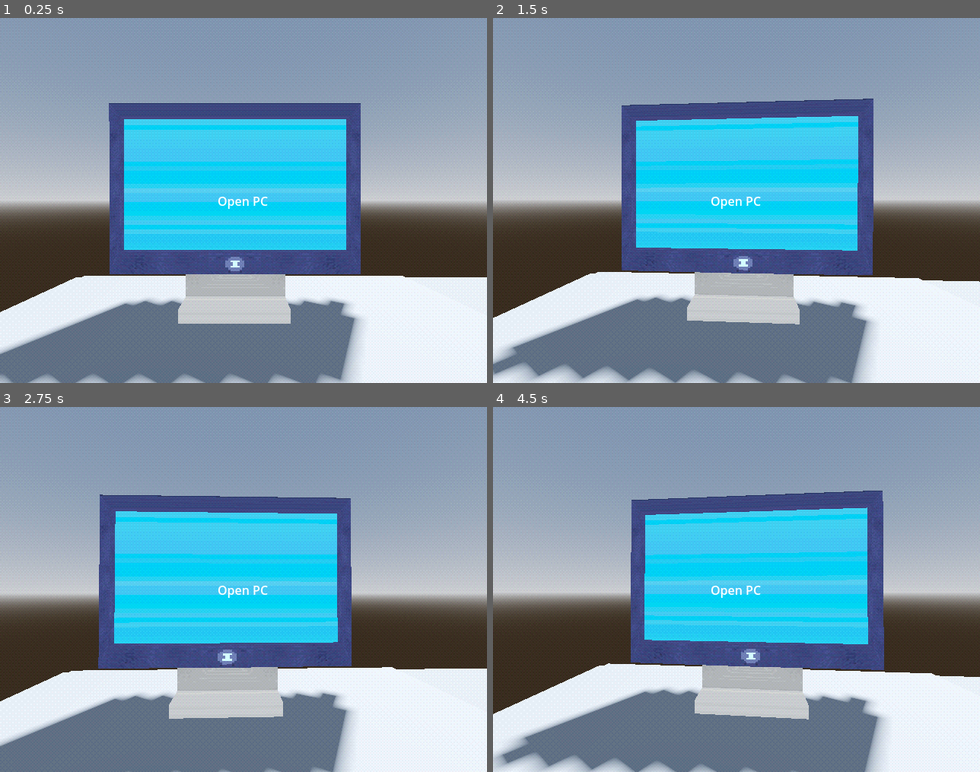
Above: before the commit, frames 1-4 (two rows, left to right).
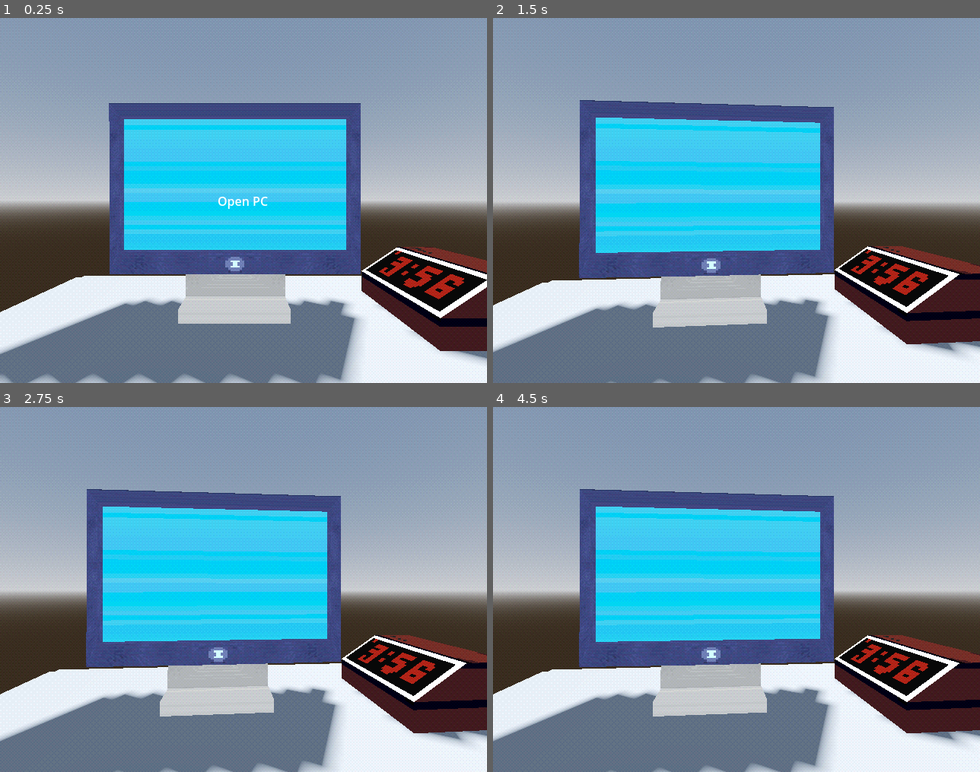
Above: after the commit, the same moments.

Repository: chrisguayara/horror_online
Game: Godot game, scene res://scenes/main.tscn
Same seed, same stepped clock (60 frames per second), same inputs: the game is played once before the commit and once after it.
Inputs (mouse positions are in pixels of both pictures, inside the frame that each line leads up to):
- Up to frame 1 (0.25 s): no input
- Up to frame 2 (1.5 s): tap Enter at 0.5 s; move the mouse to (760, 200) at 0.52 s; hold W (up) from 0.53 s (still down); tap E (interact) at 0.6, 1.35 s; tap Space (jump) at 0.77, 1.25 s; move the mouse to (712, 200) at 1.27 s
- Up to frame 3 (2.75 s): keep holding W (up); tap Space (jump) at 1.52 s; tap Enter at 2 s; move the mouse to (253, 582) at 2.02 s; tap E (interact) at 2.1 s
- Up to frame 4 (4.5 s): keep holding W (up); tap Space (jump) at 2.75, 3.02, 3.77, 4.25 s; move the mouse to (731, 596) at 2.77 s; tap E (interact) at 2.85, 3.6, 4.35 s; tap Enter at 3.5 s; move the mouse to (775, 593) at 3.52 s; move the mouse to (697, 585) at 4.27 s

The runs differ from the first frame. In frame 1, 5.5% of the frame differs, in the area x 74-100%, y 62-95%; in frame 2, 28%; in frame 3, 21%; in frame 4, 31%, in the area x 0-100%, y 22-100%.

Commit message:
proper interact sys
proper interaction system update, with introudction of alarmclock

Diff:
--- /dev/null
+++ b/assets/models/alarmclock1.tres
@@ -0,0 +1,10 @@
+[gd_resource type="StandardMaterial3D" load_steps=2 format=3 uid="uid://x3aciur0fyey"]
+
+[ext_resource type="Texture2D" uid="uid://4t50sntjxjba" path="res://assets/models/alarmclock_alarmA.png" id="1_wgfwv"]
+
+[resource]
+shading_mode = 0
+vertex_color_use_as_albedo = true
+albedo_texture = ExtResource("1_wgfwv")
+texture_filter = 0
+disable_receive_shadows = true
--- a/scenes/main.tscn
+++ b/scenes/main.tscn
@@ -1,9 +1,13 @@
-[gd_scene load_steps=9 format=3 uid="uid://ce44wurxmtn8p"]
+[gd_scene load_steps=15 format=3 uid="uid://ce44wurxmtn8p"]
 
 [ext_resource type="PackedScene" uid="uid://bohs6vfsil5ho" path="res://scenes/player.tscn" id="1_o5qli"]
 [ext_resource type="Script" uid="uid://ktw53yl65yqq" path="res://scripts/main.gd" id="1_sugp2"]
 [ext_resource type="PackedScene" uid="uid://vurifdt5behq" path="res://scenes/button.tscn" id="3_sugp2"]
+[ext_resource type="Script" uid="uid://dbw58v4iwg8nn" path="res://scripts/player/inventory.gd" id="3_tbgi4"]
 [ext_resource type="Shader" uid="uid://p1krn6q7hsh" path="res://shaders/ps1_post_process.gdshader" id="4_jyhfs"]
+[ext_resource type="Script" uid="uid://3gr5qrr16u8n" path="res://scripts/interactables/alarmclock.gd" id="6_o6xl0"]
+[ext_resource type="PackedScene" uid="uid://dh3361yabq7es" path="res://assets/models/alarmclock.glb" id="6_tefeu"]
+[ext_resource type="Script" uid="uid://c41nf80eu7g68" path="res://scripts/managers/soundmanager.gd" id="8_tipki"]
 
 [sub_resource type="ProceduralSkyMaterial" id="ProceduralSkyMaterial_sugp2"]
 sky_horizon_color = Color(0.662243, 0.671743, 0.686743, 1)
@@ -23,6 +27,11 @@
 shader_parameter/viewport_size = Vector2(640, 480)
 shader_parameter/virtual_resolution = Vector2(320, 240)
 
+[sub_resource type="PhysicsMaterial" id="PhysicsMaterial_o6xl0"]
+
+[sub_resource type="BoxShape3D" id="BoxShape3D_tipki"]
+size = Vector3(0.41037, 0.249512, 0.577576)
+
 [node name="Main" type="Node3D"]
 script = ExtResource("1_sugp2")
 
@@ -35,6 +44,9 @@
 
 [node name="player" parent="." instance=ExtResource("1_o5qli")]
 transform = Transform3D(1, 0, 0, 0, 1, 0, 0, 0, 1, 0, 1, 0)
+
+[node name="inventory" type="Node3D" parent="player"]
+script = ExtResource("3_tbgi4")
 
 [node name="CSGBox3D" type="CSGBox3D" parent="."]
 transform = Transform3D(1, 0, 0, 0, 1, 0, 0, 0, 1, 2.4231, -0.252441, 1.94888)
@@ -58,5 +70,23 @@
 grow_horizontal = 2
 grow_vertical = 2
 
+[node name="alarmclock" type="StaticBody3D" parent="."]
+physics_material_override = SubResource("PhysicsMaterial_o6xl0")
+script = ExtResource("6_o6xl0")
+
+[node name="alarmclock" parent="alarmclock" instance=ExtResource("6_tefeu")]
+transform = Transform3D(1, 0, 0, 0, 1, 0, 0, 0, 1, 0.806291, 1, 0)
+
+[node name="CollisionShape3D" type="CollisionShape3D" parent="alarmclock"]
+transform = Transform3D(1, 0, 2.98023e-08, 0, 1, 0, -2.98023e-08, 0, 1, 0.805309, 1.14826, 0.00515157)
+shape = SubResource("BoxShape3D_tipki")
+
+[node name="Soundmanager" type="Node3D" parent="."]
+script = ExtResource("8_tipki")
+
+[node name="alarm" type="AudioStreamPlayer" parent="Soundmanager"]
+
+[connection signal="playsound" from="alarmclock" to="Soundmanager" method="_on_alarmclock_playsound"]
+
 [editable path="player"]
 [editable path="button"]
--- a/scripts/PC/pc.gd
+++ b/scripts/PC/pc.gd
@@ -3,4 +3,4 @@
 
 
 func interact(body):
-	body.canMove = false
+	body.pcEnter()
--- a/scripts/camera.gd
+++ b/scripts/camera.gd
@@ -2,16 +2,19 @@
 
 @export var mouse_sensitivity := 0.002
 var pitch := 0.0  # Up/down rotation
+var canLook = true
 
 func _ready() -> void:
 	Input.set_mouse_mode(Input.MOUSE_MODE_CAPTURED)
 
 func _input(event: InputEvent) -> void:
-	if event is InputEventMouseMotion:
-		# Yaw rotates the player body (left/right)
-		get_parent().rotate_y(-event.relative.x * mouse_sensitivity)
+	if canLook:
 
-		# Pitch rotates only the head (up/down)
-		pitch -= event.relative.y * mouse_sensitivity
-		pitch = clamp(pitch, deg_to_rad(-89), deg_to_rad(89))
-		rotation.x = pitch
+		if event is InputEventMouseMotion:
+			# Yaw rotates the player body (left/right)
+			get_parent().rotate_y(-event.relative.x * mouse_sensitivity)
+
+			# Pitch rotates only the head (up/down)
+			pitch -= event.relative.y * mouse_sensitivity
+			pitch = clamp(pitch, deg_to_rad(-89), deg_to_rad(89))
+			rotation.x = pitch
--- a/scripts/interactRay.gd
+++ b/scripts/interactRay.gd
@@ -14,5 +14,6 @@
 
 			prompt.text = collider.prompt_msg
 			if Input.is_action_just_pressed("interact"):
-				print(prompt.text)
+
 				collider.interact(owner)
+				collider.prompt_msg = ""
--- /dev/null
+++ b/scripts/interactables/alarmclock.gd
@@ -0,0 +1,7 @@
+extends Interactable
+
+signal playsound(str: String)
+var id = name
+
+func interact(user):
+	emit_signal("playsound", id)
--- /dev/null
+++ b/scripts/managers/soundmanager.gd
@@ -0,0 +1,9 @@
+extends Node3D
+
+
+var interactable_sounds = {
+	"alarmclock" : $alarm
+}
+
+func _on_alarmclock_playsound(str):
+	$alarm.playing
--- a/scripts/player.gd
+++ b/scripts/player.gd
@@ -5,8 +5,14 @@
 @export var gravity := 9.8
 var canMove = true
 @onready var interact_ray = $head/camera/InteractRay
+@onready var head = $head
+var mode = "idle"
+
+
 
 func _physics_process(delta: float) -> void:
+
+
 	if Input.is_action_just_pressed("interact"):
 		if interact_ray.is_colliding():
 			var body = interact_ray.get_collider()
@@ -38,3 +44,13 @@
 			velocity.y = jump_velocity
 
 		move_and_slide()
+
+
+func pcEnter():
+	mode = "surfing"
+	canMove = false
+	head.canLook = false
+
+
+func pcExit():
+	canMove = true
--- /dev/null
+++ b/scripts/player/inventory.gd
@@ -0,0 +1,5 @@
+extends Node3D
+
+var main_inventory = {
+	"pocket_knife" : []
+}
Binary file added: assets/models/alarmclock.glb
Not shown, added: assets/models/alarmclock.glb.import
Binary file added: assets/models/alarmclock_alarmA.png
Not shown, added: assets/models/alarmclock_alarmA.png.import
Not shown, added: scripts/interactables/alarmclock.gd.uid
Not shown, added: scripts/managers/soundmanager.gd.uid
Not shown, added: scripts/player/inventory.gd.uid
